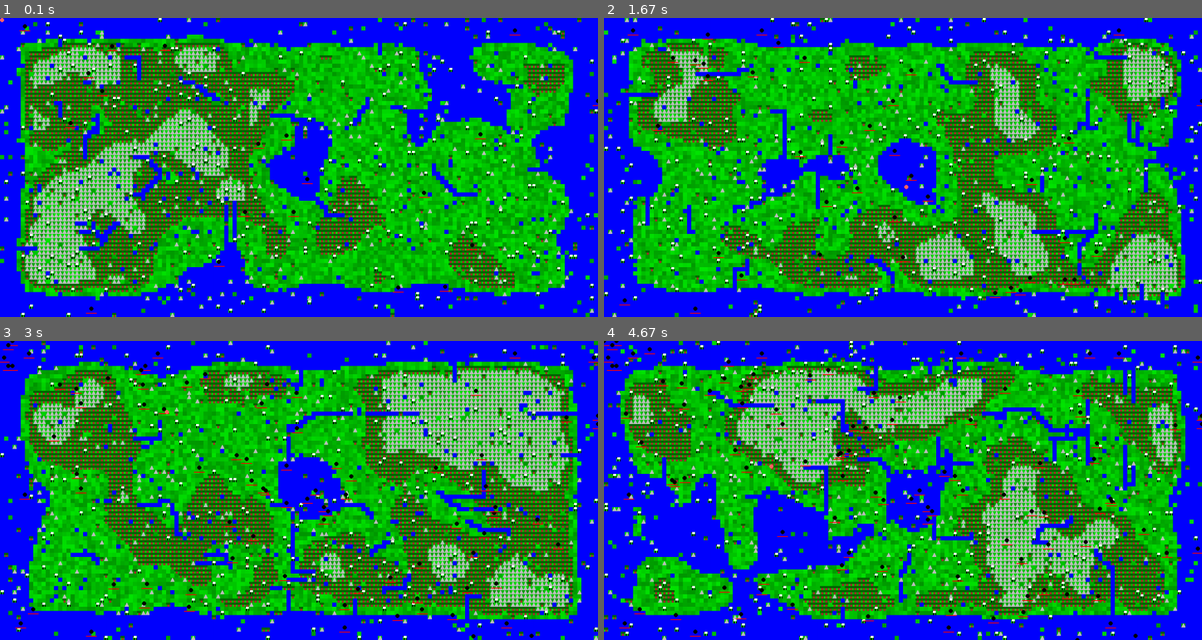
Above: before the commit, frames 1-4 (two rows, left to right).
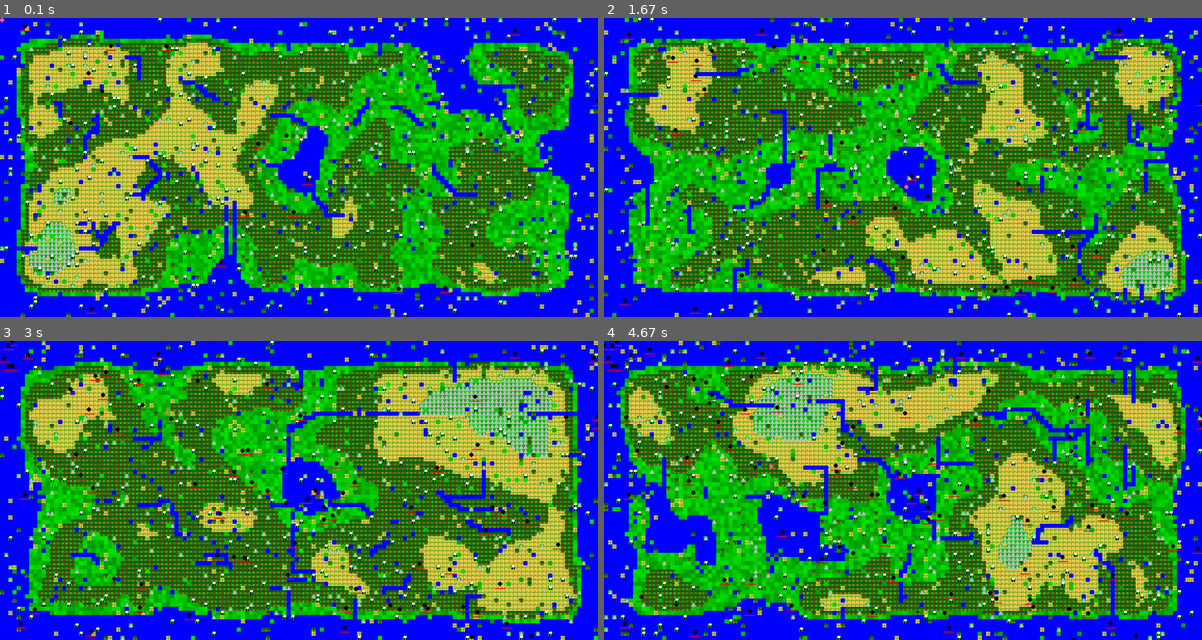
Above: after the commit, the same moments.

Repository: briankardon/GenesisIsland
Game: pygame game, started from genisis_island.py
Two runs of this game, one before a commit and one after it. Both use one fixed random seed, a clock stepped at 60 frames per second and the inputs below.
Inputs (mouse positions are in pixels of both pictures, inside the frame that each line leads up to):
- Up to frame 1 (0.1 s): no input
- Up to frame 2 (1.67 s): hold Right 0.33-0.8 s; tap Space at 0.83 s; click (891, 137) at 1.22 s; click (908, 185) at 1.55 s
- Up to frame 3 (3 s): press the mouse at (5, 367) at 1.87 s; move the mouse to (173, 394) at 1.97 s; release the mouse at (340, 421) at 2.1 s; press the mouse at (5, 352) at 2.2 s; move the mouse to (167, 376) at 2.3 s; release the mouse at (328, 400) at 2.43 s; press the mouse at (5, 343) at 2.53 s; move the mouse to (131, 367) at 2.63 s; release the mouse at (251, 391) at 2.77 s; press the mouse at (5, 343) at 2.87 s; move the mouse to (167, 412) at 2.97 s
- Up to frame 4 (4.67 s): release the mouse at (926, 478) at 3.1 s; press the mouse at (609, 343) at 3.2 s; move the mouse to (687, 406) at 3.3 s; release the mouse at (771, 466) at 3.43 s; tap Space every 0.33 s from 3.5 to 4.5 s

The runs differ from the first frame. In frame 1, 36% of the frame differs, in the area x 0-100%, y 0-100%; in frame 2, 35%; in frame 3, 38%; in frame 4, 37%.

Commit message:
added deserts

Diff:
--- a/GenesisUtils.py
+++ b/GenesisUtils.py
@@ -98,8 +98,6 @@
         return self.board
     def update_land(self,board):
         self.board=board
-    def build(thing_to_build,direction=None):
-        pass
 class Adjust:
     def __init__(self,x,y,node,width,height,start=0,color='white'):
         self.x=x
@@ -173,15 +171,18 @@
             dotrees=1
             dosheep=1
             dowater=1
-            if map[bleh,bluh]<0.25:
+            dodesert=1
+            if map[bleh,bluh]<0.2:
                 dowater=60
-            elif map[bleh,bluh]>0.25 and map[bleh,bluh]<0.5:
+            elif map[bleh,bluh]>0.2 and map[bleh,bluh]<0.4:
                 dograss=40
-            elif map[bleh,bluh]>0.5 and map[bleh,bluh]<0.65:
+            elif map[bleh,bluh]>0.4 and map[bleh,bluh]<0.6:
                 dotrees=40
-            elif map[bleh,bluh]>0.65 and map[bleh,bluh]<1:
+            elif map[bleh,bluh]>0.6 and map[bleh,bluh]<0.8:
+                dodesert=40
+            elif map[bleh,bluh]>0.8:
                 domountains=40
-            biome = goodrand('choice',('grass',dograss),('mountains',domountains),('trees',dotrees),('sheep',dosheep),('water',dowater))
+            biome = goodrand('choice',('desert',dodesert),('grass',dograss),('mountains',domountains),('trees',dotrees),('sheep',dosheep),('water',dowater))
             new_tile = Tile(tile_coords=(bleh, bluh), biome=biome)
             board[bleh].append(new_tile)
             tiles.add(new_tile)
@@ -240,3 +241,10 @@
             pygame.draw.rect(self.image,'black',(0,0,s*0.25,s*0.25))
             pygame.draw.line(self.image,'black',(s*0.3,s*0.5),(s*0.3,s),3)
             pygame.draw.line(self.image,'black',(s*0.9,s*0.5),(s*0.9,s),3)
+        if self.biome == 'desert':
+            pygame.draw.rect(self.image,[240, 202, 79],(0,0,s,s))
+            pygame.draw.line(self.image,[35, 156, 11],(s/2,s),(s/2,s/8),1)
+            pygame.draw.line(self.image,[35, 156, 11],(s/2,s/2),(0,s/2),1)
+            pygame.draw.line(self.image,[35, 156, 11],(s/2,s/2),((s/8)*7,s/2),1)
+            pygame.draw.line(self.image,[35, 156, 11],(0,(s/8)*3),(0,s/2),1)
+            pygame.draw.line(self.image,[35, 156, 11],((s/8)*7,s/4),((s/8)*7,s/2),1)
--- a/genisis_island.py
+++ b/genisis_island.py
@@ -18,7 +18,7 @@
 
 def speed_changed_callback(new_speed):
     for peep in peeps:
-        peep.speed = new_speed
+        peep.speed = (new_speed)/50
 def reset_button_callback(new_reset):
     global reset
     reset = new_reset
